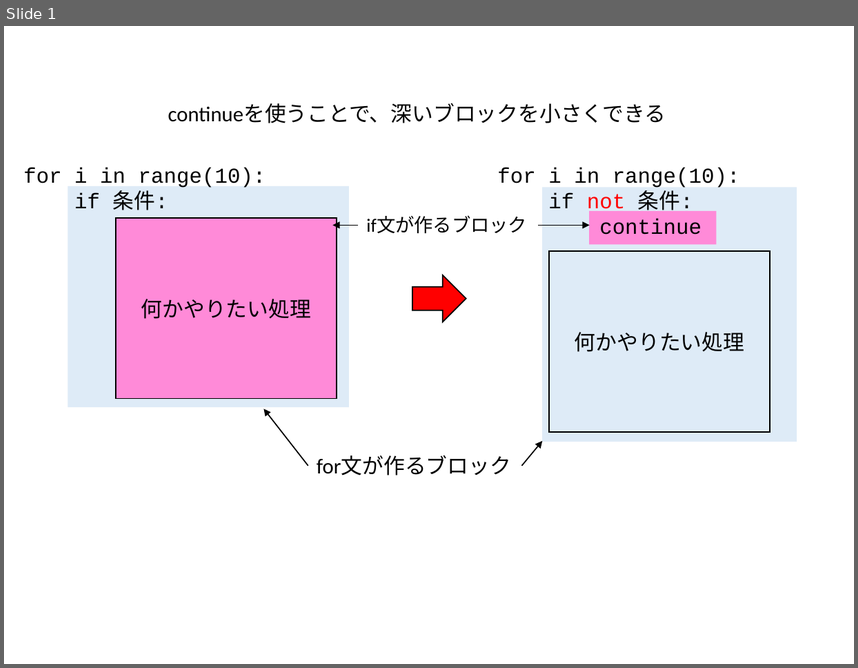
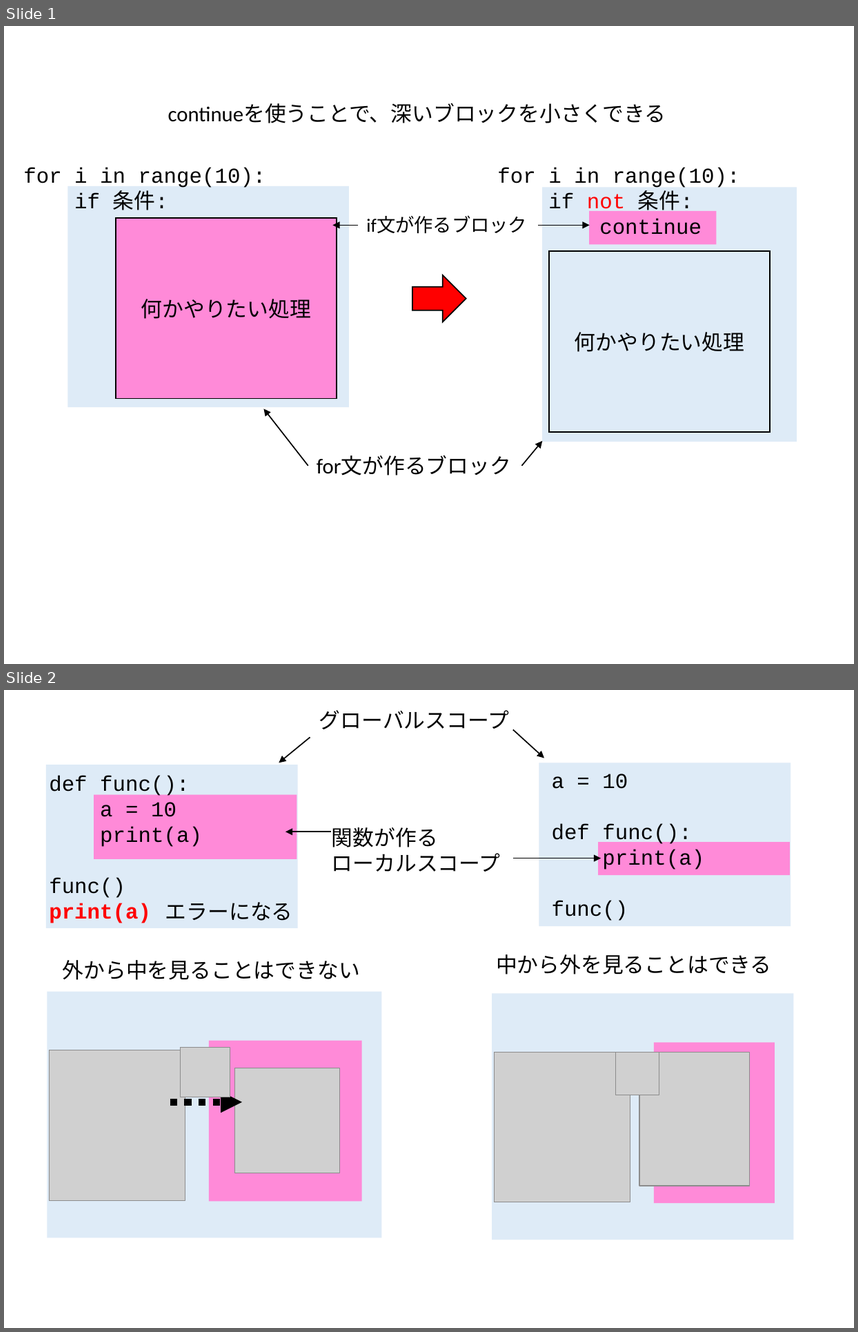
Before and after one commit to kaityo256/python_zero, a slide deck: while/fig/fig.pptx. Shown one above the other, each under a label of ours: slide 1 before the commit, slides 1 and 2 after it. The pictures are 858x668 and 858x1332 pixels, drawn with LibreOffice and Linux fonts; fonts in the diff are those of the drawing; grey boxes stand for pictures. Boxes give left, top, right and bottom in pixels: in the first picture for what was removed or moved away, otherwise in the second. Text is boxed around its words. In the diff, an @@ line names an element or a change of style, - is before the commit and + after.

Commit message:
スコープについて書いた

```diff
--- a/while/fig/fig.pptx
+++ b/while/fig/fig.pptx
@@ slide 2 added at (x1=4, y1=690, x2=854, y2=1328), background #FFFFFF @@
@@ text added at (x1=319, y1=710, x2=509, y2=729), 18 pt, text #000000 @@
+グローバルスコープ
@@ arrow added from (513, 730) to (545, 758), #000000 1 pt @@
@@ arrow added from (310, 738) to (279, 763), #000000 1 pt @@
@@ rectangle added at (x1=45, y1=765, x2=297, y2=928), fill #DEEBF7 @@
@@ rectangle added at (x1=539, y1=763, x2=791, y2=926), fill #DEEBF7 @@
@@ text added at (x1=49, y1=776, x2=202, y2=923), 18 pt, text #000000 @@
+def func():
+a = 10
+print(a)
+func()
+print(a)
@@ text added at (x1=552, y1=773, x2=704, y2=920), 18 pt, text #000000 @@
+a = 10
+def func():
+print(a)
+func()
@@ rectangle added at (x1=94, y1=795, x2=297, y2=859), fill #FF8AD8 @@
@@ arrow added from (330, 832) to (286, 832), #000000 1 pt @@
@@ text added at (x1=332, y1=827, x2=501, y2=871), 18 pt, text #000000 @@
+関数が作る
+ローカルスコープ
@@ rectangle added at (x1=598, y1=842, x2=789, y2=876), fill #FF8AD8 @@
@@ arrow added from (513, 858) to (601, 858), #000000 1 pt @@
@@ text added at (x1=165, y1=902, x2=293, y2=920), 18 pt, text #000000 @@
+エラーになる
@@ text added at (x1=496, y1=954, x2=772, y2=974), 18 pt, text #000000 @@
+中から外を見ることはできる
@@ text added at (x1=63, y1=960, x2=360, y2=980), 18 pt, text #000000 @@
+外から中を見ることはできない
@@ rectangle added at (x1=47, y1=991, x2=382, y2=1237), fill #DEEBF7 @@
@@ rectangle added at (x1=492, y1=994, x2=794, y2=1240), fill #DEEBF7 @@
@@ rectangle added at (x1=209, y1=1041, x2=362, y2=1201), fill #FF8AD8 @@
@@ picture added at (x1=49, y1=1049, x2=185, y2=1200) @@
@@ picture added at (x1=181, y1=1047, x2=231, y2=1097) @@
@@ picture added at (x1=495, y1=1052, x2=631, y2=1203) @@
@@ picture added at (x1=616, y1=1052, x2=660, y2=1096) @@
@@ picture added at (x1=640, y1=1052, x2=751, y2=1185) @@
@@ rectangle added at (x1=653, y1=1042, x2=774, y2=1203), fill #FF8AD8 @@
@@ picture added at (x1=234, y1=1067, x2=340, y2=1173) @@
@@ arrow added from (170, 1101) to (242, 1101), #000000 6 pt dashed @@
```
Also in this commit, not shown: 1 other slide added, 3 other files.
